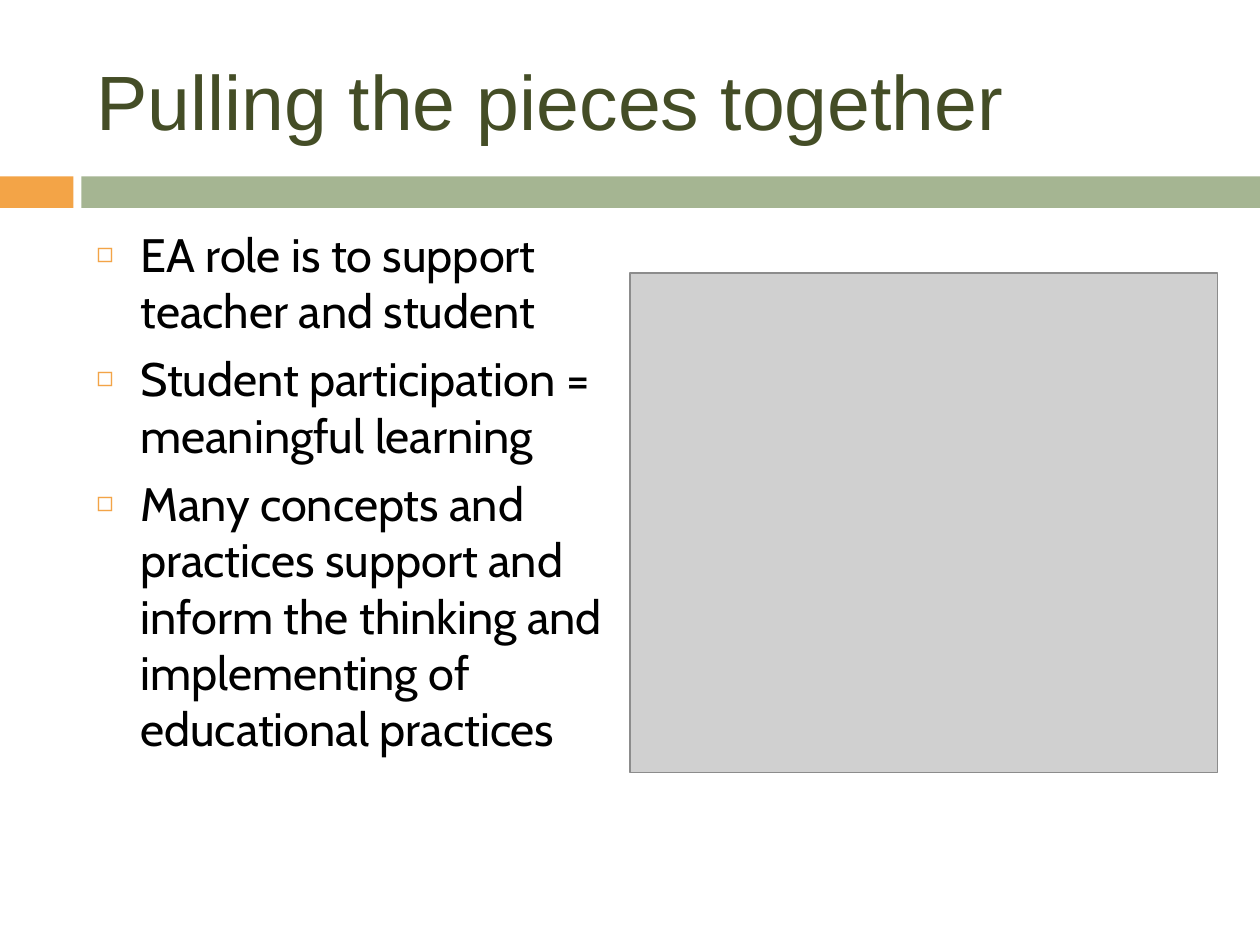
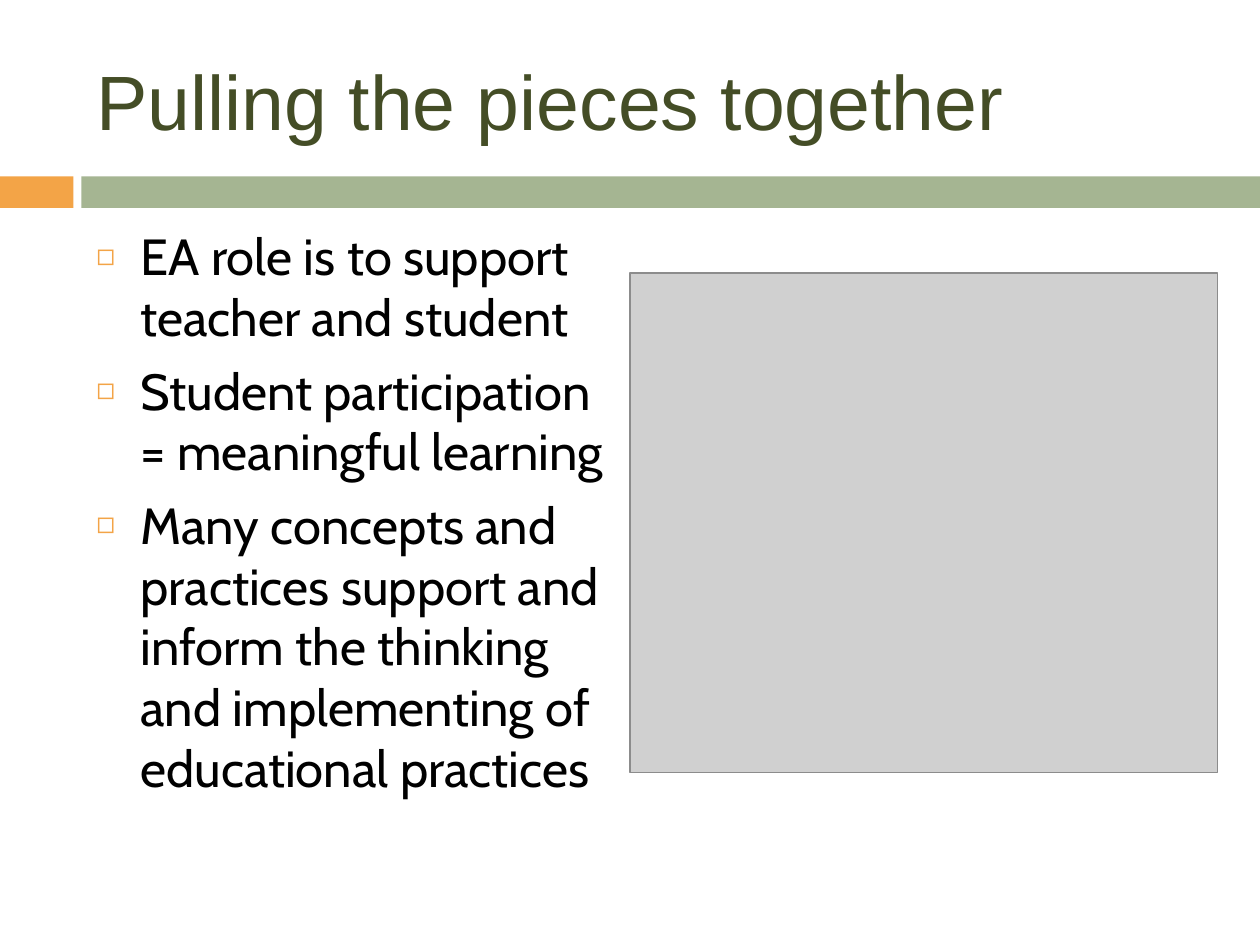
Before and after one commit to sar622/Sarthak-Nadkarni-s-Files, a slide deck: slide 4 of Accessing the how of instruction.pptx. Drawn at 1260x945 pixels with LibreOffice and Linux fonts; fonts in the diff are those of the drawing; grey boxes stand for pictures; background and template pictures are left out. Boxes give left, top, right and bottom in pixels: in the first picture for what was removed or moved away, otherwise in the second. Text is boxed around its words. In the diff, an @@ line names an element or a change of style, - is before the commit and + after.

```diff
--- a/Accessing the how of instruction.pptx
+++ b/Accessing the how of instruction.pptx
@@ text "EA role is to support ..." at (x1=140, y1=237, x2=603, y2=799): size 26.8 to 29 pt @@
```
Also in this commit, not shown: 4 other slides changed, 1 other file.
